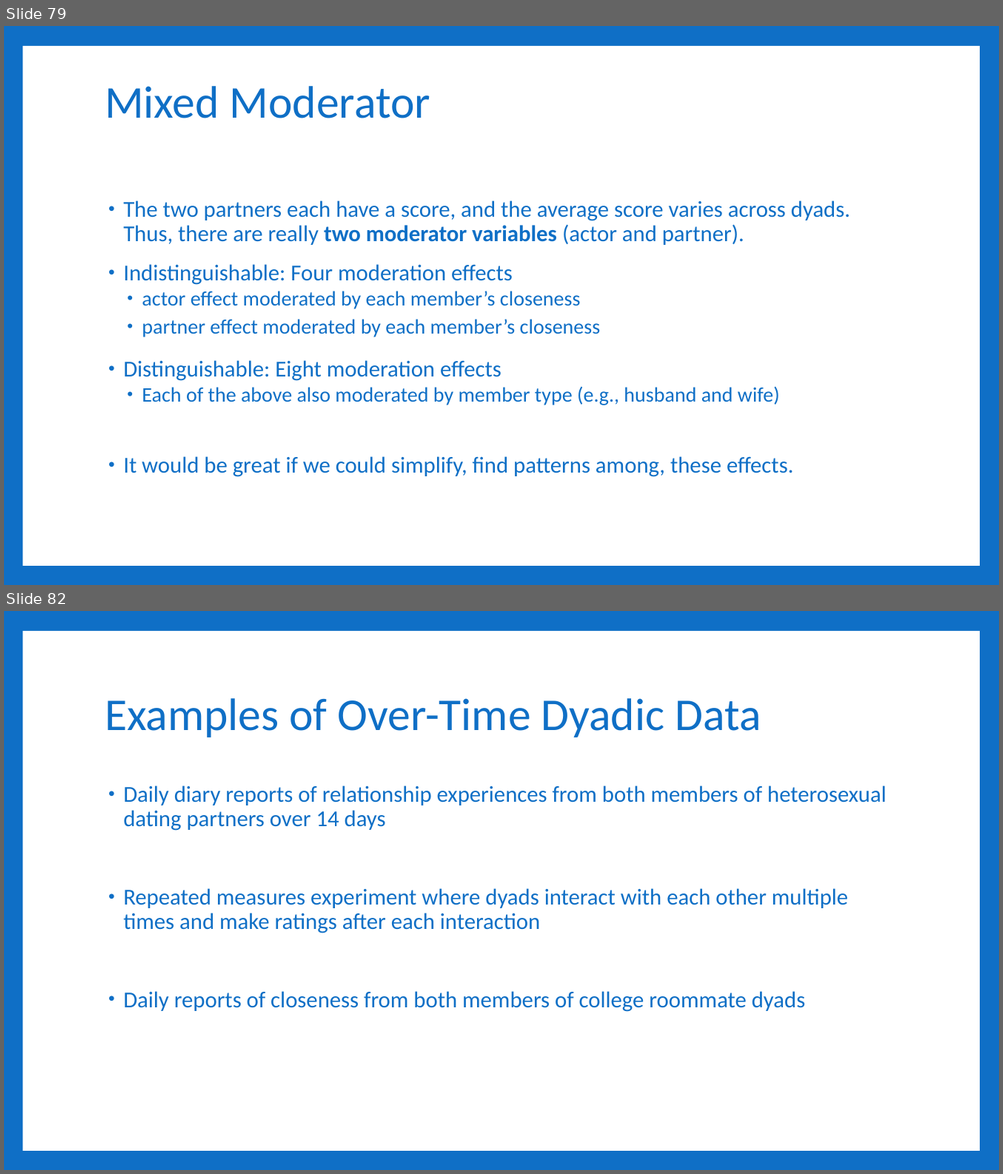
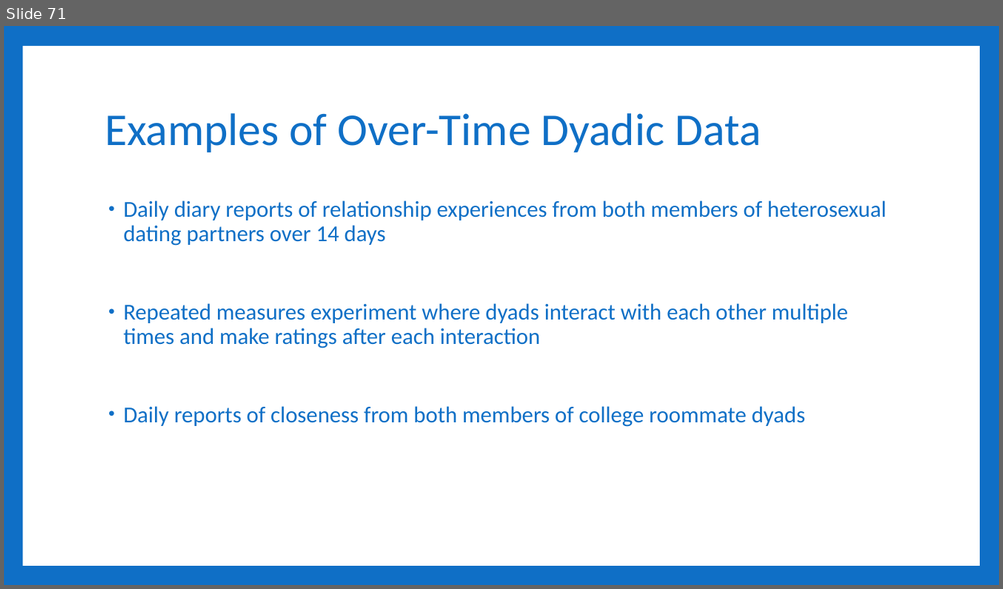
Before and after one commit to RandiLGarcia/smith-r-workshop, a slide deck: docs/Day 3 Slides.pptx. Shown one above the other, each under a label of ours: slides 79 and 82 before the commit, slide 71 after it; the slides between them are not shown. The pictures are 1003x1174 and 1003x589 pixels, drawn with LibreOffice and Linux fonts; fonts in the diff are those of the drawing. Boxes give left, top, right and bottom in pixels: in the first picture for what was removed or moved away, otherwise in the second. Text is boxed around its words. In the diff, an @@ line names an element or a change of style, - is before the commit and + after.

```diff
--- a/docs/Day 3 Slides.pptx
+++ b/docs/Day 3 Slides.pptx
@@ slide 79 removed at <box>4,26,999,585</box>, background #0F6FC6; not listed: 1 template element that a slide beside it also shows @@
@@ title removed at <box>105,86,430,118</box> @@
-Mixed Moderator
@@ text removed at <box>123,201,850,477</box> @@
-• The two partners each have a score, and the average score varies across dyads. Thus, there are really two moderator variables (actor and partner).
-• Indistinguishable: Four moderation effects
-  • actor effect moderated by each member’s closeness
-  • partner effect moderated by each member’s closeness
-• Distinguishable: Eight moderation effects
-  • Each of the above also moderated by member type (e.g., husband and wife)
-• It would be great if we could simplify, find patterns among, these effects.
@@ what was slide 82 is now slide 71 @@
```
Also in this commit, not shown: 2 slides changed, 23 slides added, 59 other slides removed, 33 other files.
